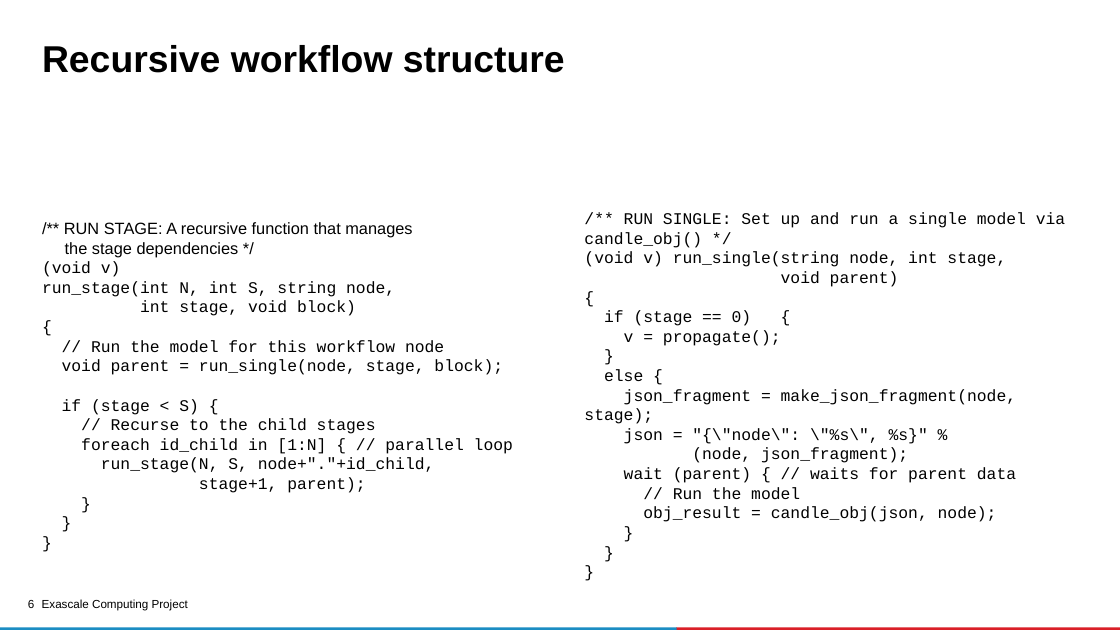
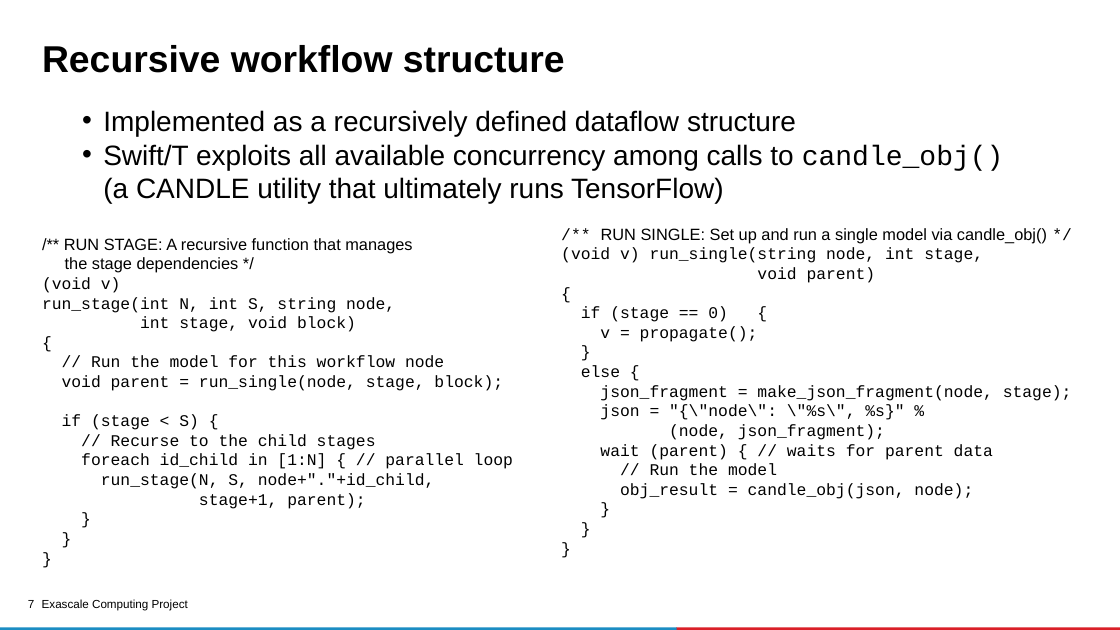
Before and after one commit to ECP-CANDLE/Tutorials, a slide deck: slide 7 of 2020/ECP/slides/09-cplo.pptx (slide 6 before the commit). Drawn at 1120x630 pixels with LibreOffice and Linux fonts; fonts in the diff are those of the drawing; background and template pictures are left out. Boxes give left, top, right and bottom in pixels: in the first picture for what was removed or moved away, otherwise in the second. Text is boxed around its words. In the diff, an @@ line names an element or a change of style, - is before the commit and + after.

```diff
--- a/2020/ECP/slides/09-cplo.pptx
+++ b/2020/ECP/slides/09-cplo.pptx
@@ text added at bbox=[103, 110, 1004, 203], 24 pt, text #000000 @@
+• Implemented as a recursively defined dataflow structure
+• Swift/T exploits all available concurrency among calls to candle_obj()
+  (a CANDLE utility that ultimately runs TensorFlow)
@@ text "/** RUN STAGE: A recursive ...": place and size @@
-text "/** RUN STAGE: A recursive ..." at bbox=[42, 222, 513, 493]
+text "/** RUN STAGE: A recursive ..." at bbox=[42, 238, 513, 509]
@@ text "/** RUN SINGLE: Set up ...": place and size @@
-text "/** RUN SINGLE: Set up ..." at bbox=[584, 212, 1065, 522]
+text "/** RUN SINGLE: Set up ..." at bbox=[561, 228, 1072, 499]
@@ text at bbox=[601, 228, 1047, 244]: font Courier New to Arial in "RUN SINGLE: Set up and run a ..." @@
@@ page number at bbox=[28, 600, 34, 608]: text changed @@
-6
+7
```
Also in this commit, not shown: 6 other slides changed, 8 slides added, 2 slides removed.
